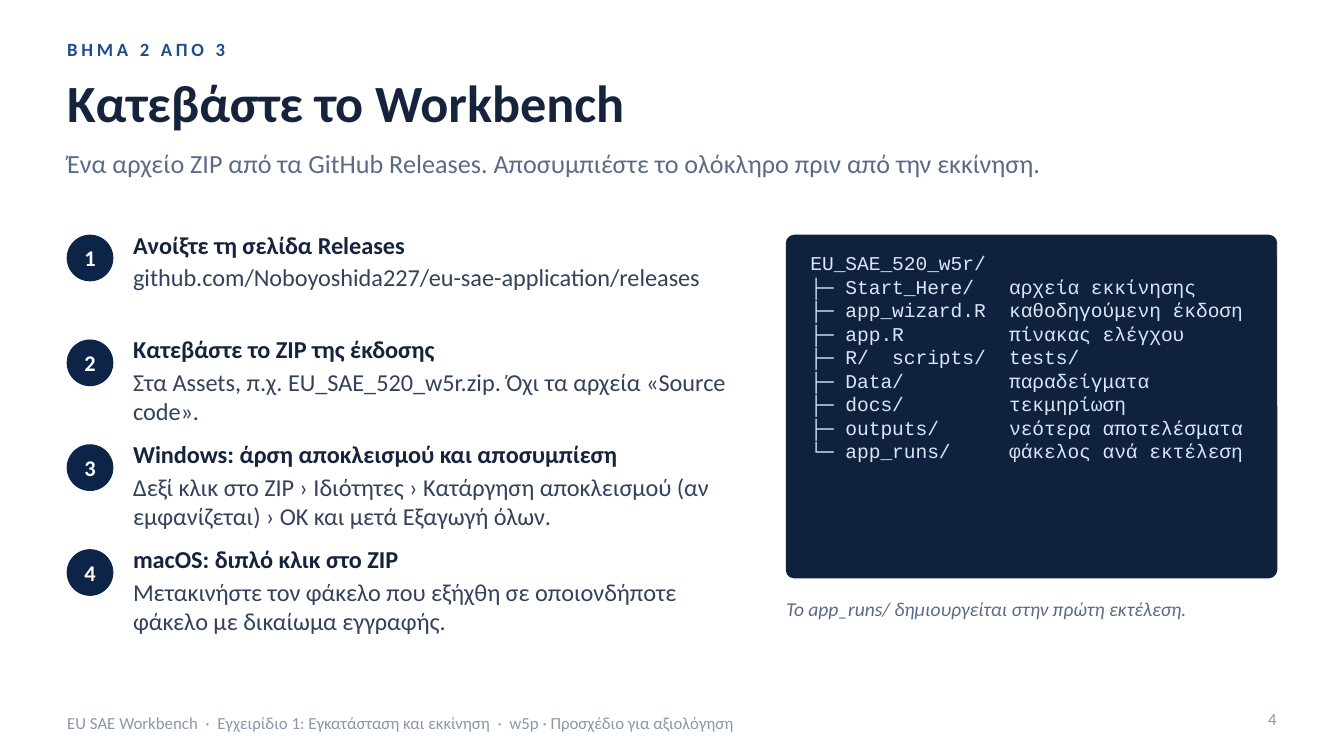
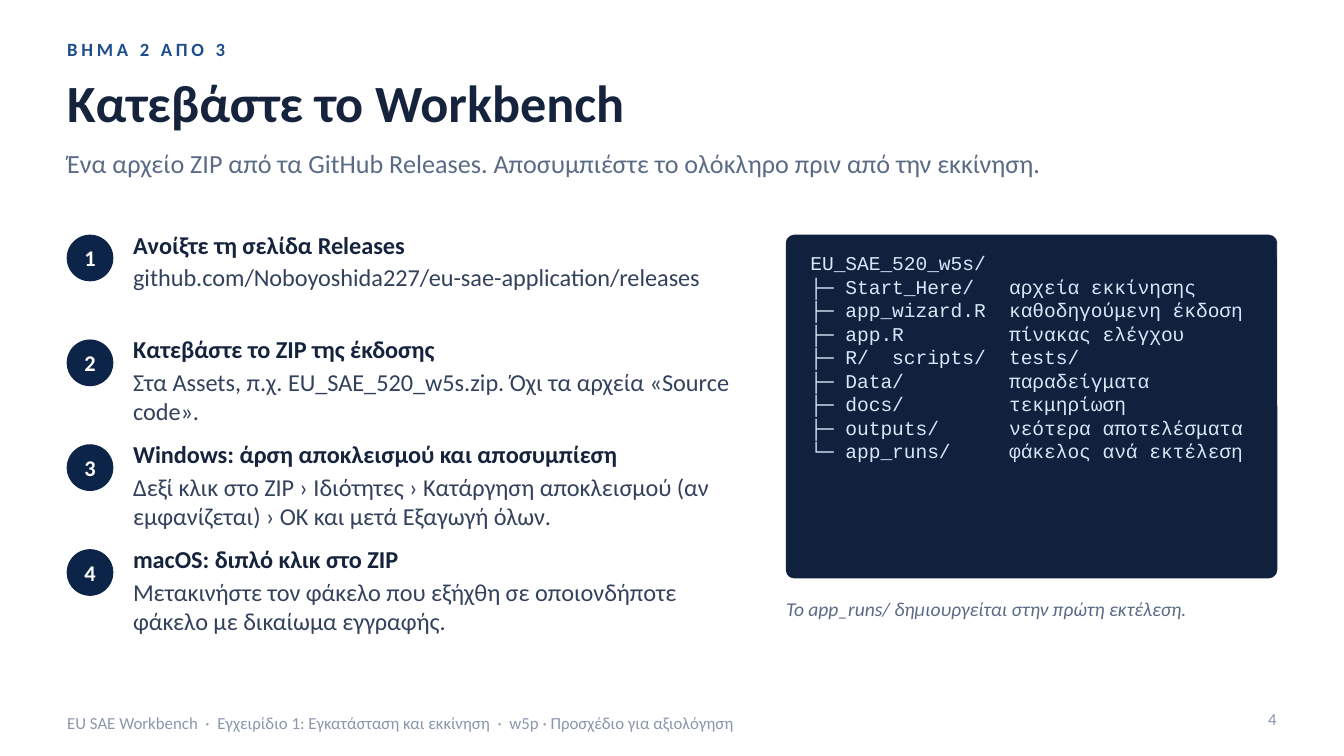
Before and after one commit to Noboyoshida227/eu-sae-application, a slide deck: slide 4 of docs/instructions/Greek/EU_SAE_Workbench_Guide_1_Install_and_Start_GR.pptx. Drawn at 1344x756 pixels with LibreOffice and Linux fonts; fonts in the diff are those of the drawing. Boxes give left, top, right and bottom in pixels: in the first picture for what was removed or moved away, otherwise in the second. Text is boxed around its words. In the diff, an @@ line names an element or a change of style, - is before the commit and + after.

```diff
--- a/docs/instructions/Greek/EU_SAE_Workbench_Guide_1_Install_and_Start_GR.pptx
+++ b/docs/instructions/Greek/EU_SAE_Workbench_Guide_1_Install_and_Start_GR.pptx
@@ text at [810, 257, 985, 272]: text changed @@
-EU_SAE_520_w5r/
+EU_SAE_520_w5s/
@@ text at [133, 374, 729, 420]: text changed @@
-Στα Assets, π.χ. EU_SAE_520_w5r.zip. Όχι τα αρχεία «Source code».
+Στα Assets, π.χ. EU_SAE_520_w5s.zip. Όχι τα αρχεία «Source code».
```
Also in this commit, not shown: 32 other files.
